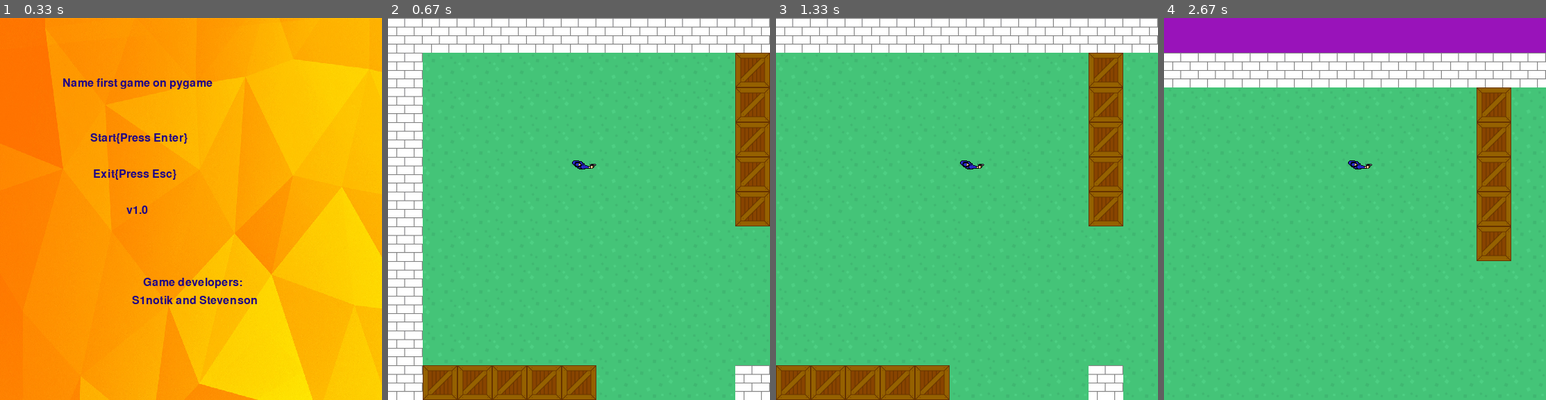
Above: before the commit, frames 1-4 (left to right).
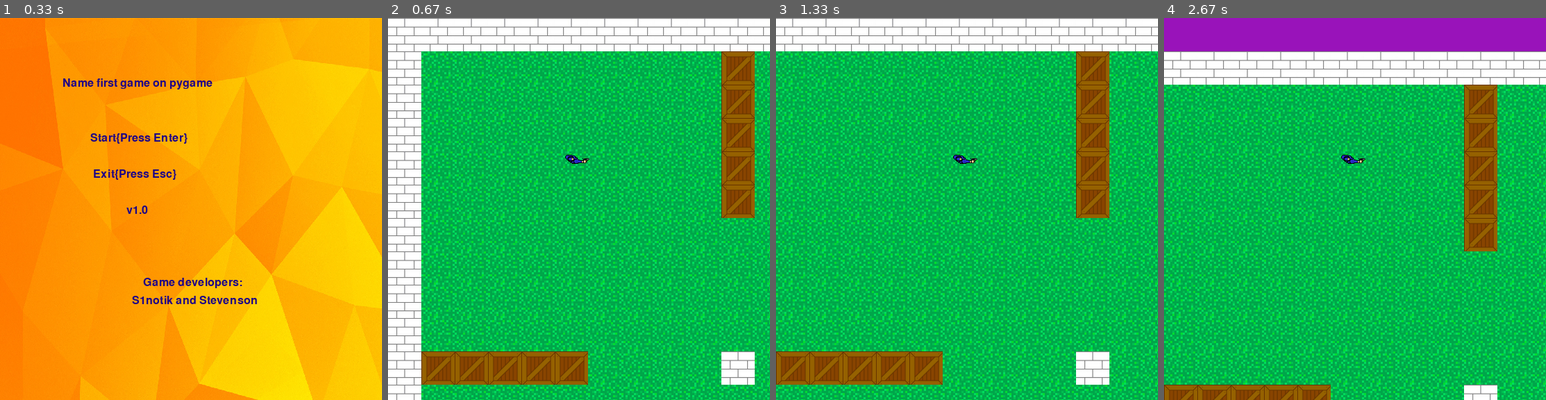
Above: after the commit, the same moments.

Repository: Stevenson707/Game_on_Pygame
Game: pygame game, started from game.py
The game is run twice, just before and just after one commit, with the same random seed, the same clock (stepped at 60 frames per second) and the same inputs.
Inputs:
- Up to frame 1 (0.33 s): no input
- Up to frame 2 (0.67 s): tap Enter at 0.33 s
- Up to frame 3 (1.33 s): tap D at 0.67 s; tap Enter at 1 s
- Up to frame 4 (2.67 s): tap W at 2.33 s

Frame 1 is identical in both runs. In frame 2, 84% of the frame differs, in the area x 0-100%, y 0-100%; in frame 3, 90%; in frame 4, 84%.

Commit message:
add cover

Diff:
--- a/game.py
+++ b/game.py
@@ -35,12 +35,12 @@
 
 tile_images = {
     'wall': load_image('bs1.jpg'),
-    'empty': load_image('grass_2.png'),
+    'empty': load_image('cover'),
     'road': load_image('box.png')
 }
 player_image = load_image('Jacob_pewpew.png')
 
-tile_width = tile_height = 50
+tile_width = tile_height = 48
 
 
 class ScreenFrame(pygame.sprite.Sprite):
@@ -239,7 +239,7 @@
                   "                                        ",
                   "                                        ",
                   "                                                 Game developers:",
-                  "                                             S1notik and Stevenson",]
+                  "                                             S1notik and Stevenson", ]
     fon = pygame.transform.scale(load_image('fon2.jpg'), screen_size)
     screen.blit(fon, (0, 0))
     font = pygame.font.Font(FONT, BUTTON_FONT_SIZE)
@@ -332,11 +332,9 @@
                 elif event.type == pygame.MOUSEMOTION:
                     if pygame.mouse.get_focused():
                         cursor.update(event.pos)
-        # while player.alive():
-           # player.rotate(cursor.rect.centerx, cursor.rect.centery)
+        cursor = Cursor(constants.Cursors)
         screen.fill(pygame.Color(153, 19, 186))
         sprite_group.draw(screen)
-        cursor = Cursor(constants.Cursors)
         # cursorPX, cursorPY = pygame.mouse.get_pos()
         hero_group.draw(screen)
         clock.tick(FPS)
--- /dev/null
+++ b/rotate.py
@@ -0,0 +1,10 @@
+import math
+import pygame
+
+
+def rotate(self):
+    mouse_x, mouse_y = pygame.mouse.get_pos()
+    rel_x, rel_y = mouse_x - self.x, mouse_y - self.y
+    angle = (180 / math.pi) * -math.atan2(rel_y, rel_x)
+    self.image = pygame.transform.rotate(self.original_image, int(angle))
+    self.rect = self.image.get_rect(center=self.position)
Binary file added: data/cover
